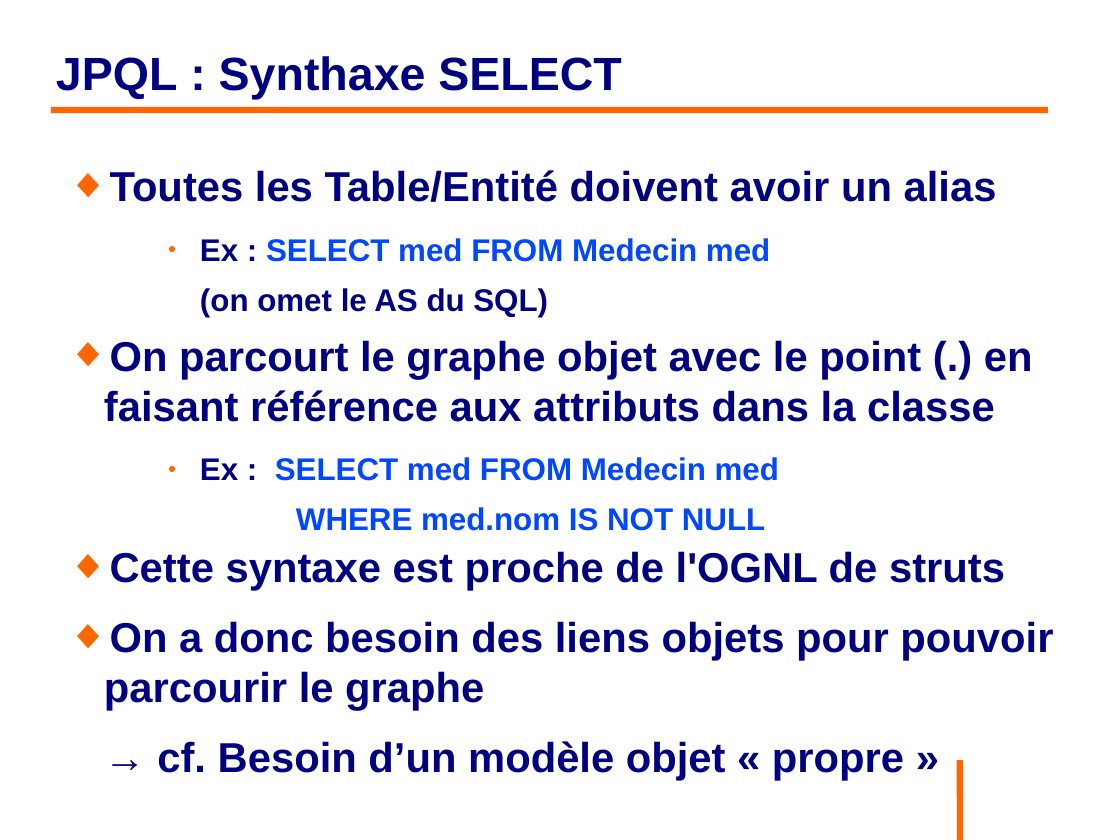
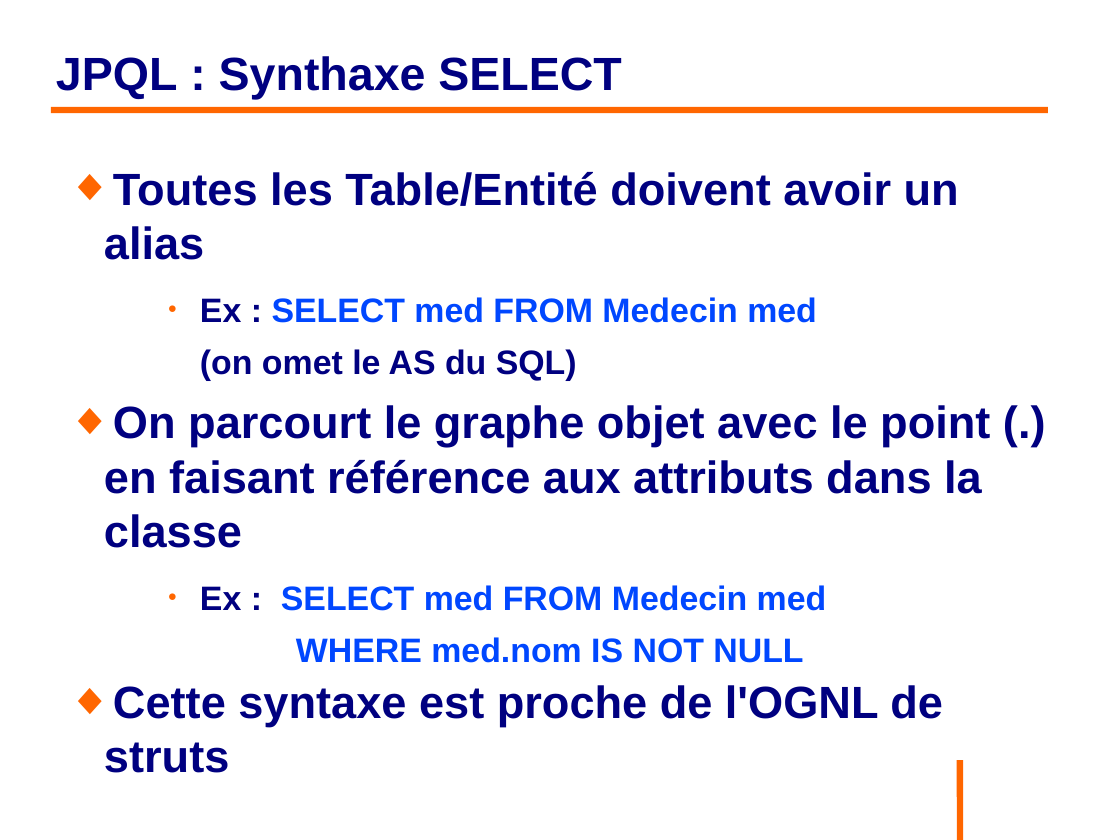
Before and after one commit to philphils/formation-hibernate-basique, a slide deck: slide 125 of Documentation/diapo_formation_hibernate.odp. Drawn at 1120x840 pixels with LibreOffice and Linux fonts; fonts in the diff are those of the drawing; background and template pictures are left out. Boxes give left, top, right and bottom in pixels: in the first picture for what was removed or moved away, otherwise in the second. Text is boxed around its words. In the diff, an @@ line names an element or a change of style, - is before the commit and + after.

```diff
--- a/Documentation/diapo_formation_hibernate.odp
+++ b/Documentation/diapo_formation_hibernate.odp
@@ text "Toutes les Table/Entité doivent avoir ..." at [104,172,990,727]: size 29.6 to 32 pt in "Toutes les Table/Entité doivent avoir un alias", "On parcourt le graphe objet avec le ...", "Cette syntaxe est proche de l'OGNL de ..."; size 22.2 to 24 pt in "Ex : SELECT med FROM Medecin med", "(on omet le AS du SQL)", "Ex : SELECT med FROM Medecin med", "WHERE med.nom IS NOT NULL" @@
@@ text at [104,621,1053,711]: paragraphs removed @@
-◆ On a donc besoin des liens objets pour pouvoir parcourir le graphe
-→ cf. Besoin d’un modèle objet « propre »
```
Also in this commit, not shown: 6 other slides changed.
